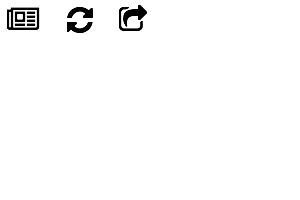
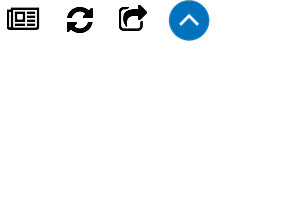
Two versions of the same layered image (300x200). Layer-by-layer changes:
added layer "Layer 4" above "Layer 3" over [168, 0, 210, 41]
